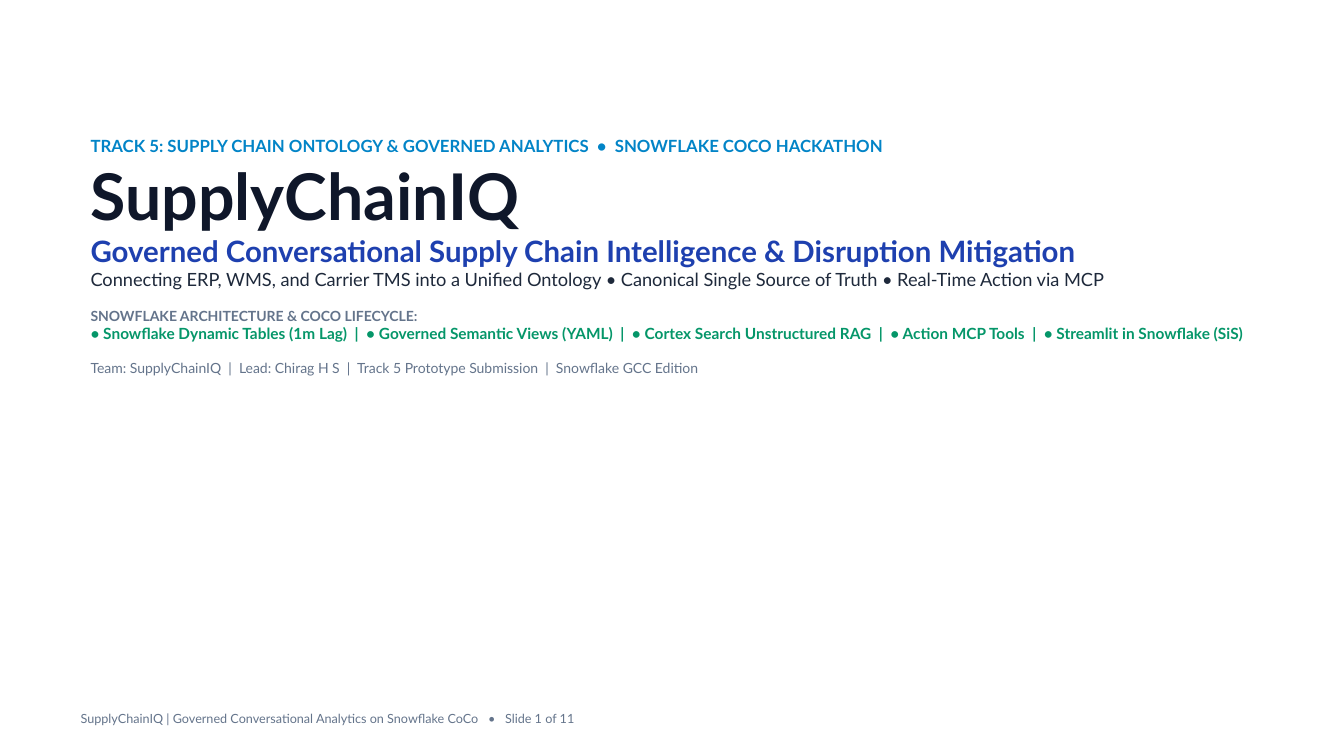
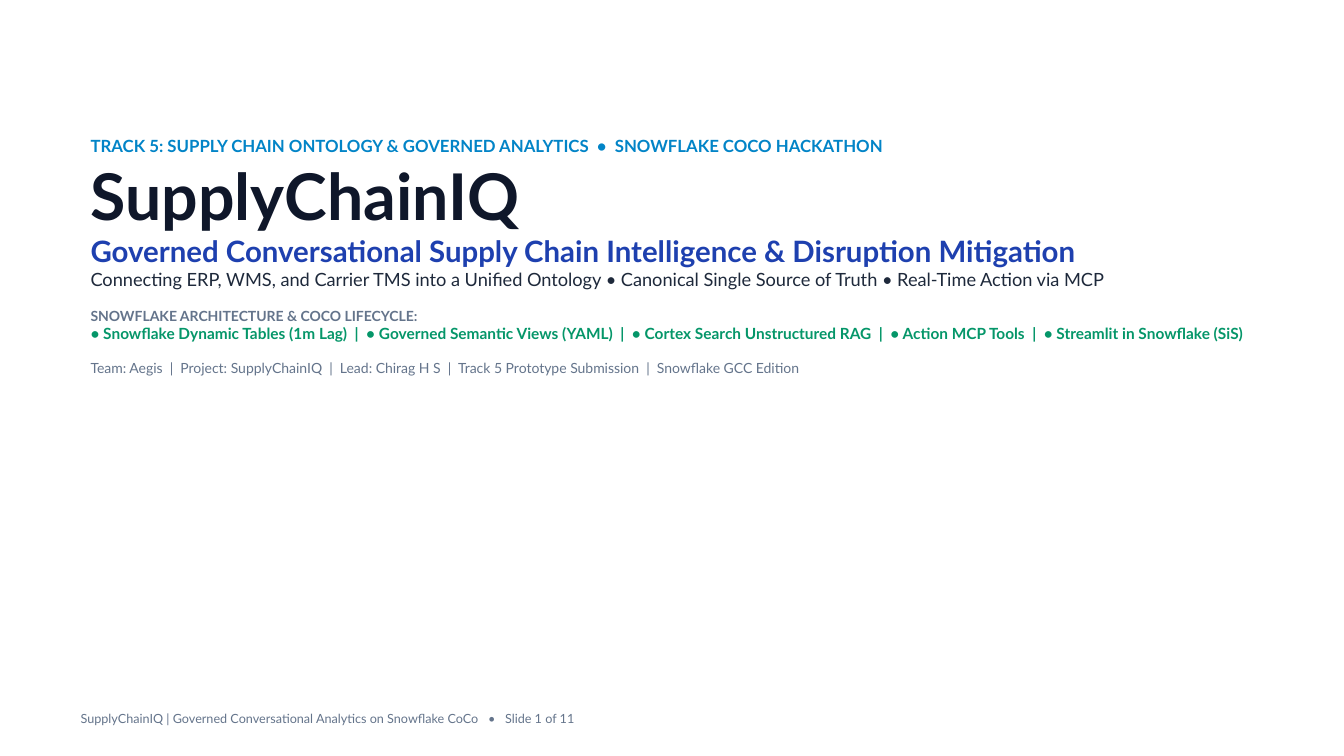
Before and after one commit to chiraghs/CoCo-Learn, a slide deck: slide 1 of deck/SupplyChainIQ-Pitch-Deck.pptx. Drawn at 1344x756 pixels with LibreOffice and Linux fonts; fonts in the diff are those of the drawing. Boxes give left, top, right and bottom in pixels: in the first picture for what was removed or moved away, otherwise in the second. Text is boxed around its words. In the diff, an @@ line names an element or a change of style, - is before the commit and + after.

Commit message:
fix(deck): Update official Team Name to Aegis across pitch decks & submission templates

```diff
--- a/deck/SupplyChainIQ-Pitch-Deck.pptx
+++ b/deck/SupplyChainIQ-Pitch-Deck.pptx
@@ text at (91,362,799,376): text changed @@
-Team: SupplyChainIQ | Lead: Chirag H S | Track 5 Prototype Submission | Snowflake GCC Edition
+Team: Aegis | Project: SupplyChainIQ | Lead: Chirag H S | Track 5 Prototype Submission | Snowflake GCC Edition
```
Also in this commit, not shown: 10 other files.
